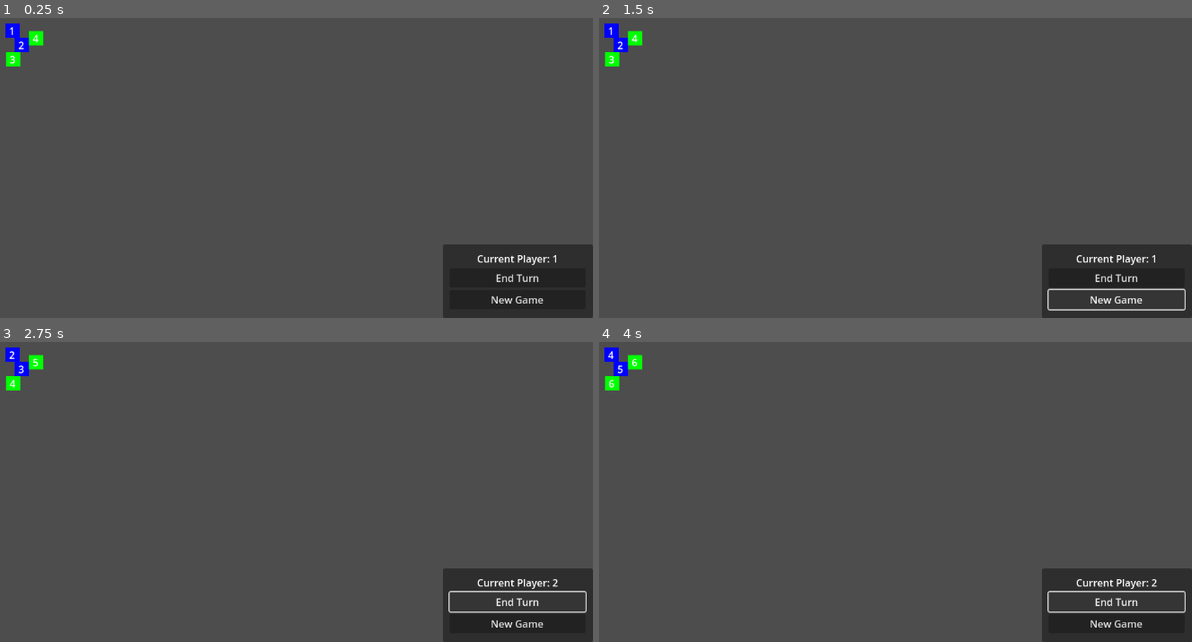
Above: before the commit, frames 1-4 (two rows, left to right).
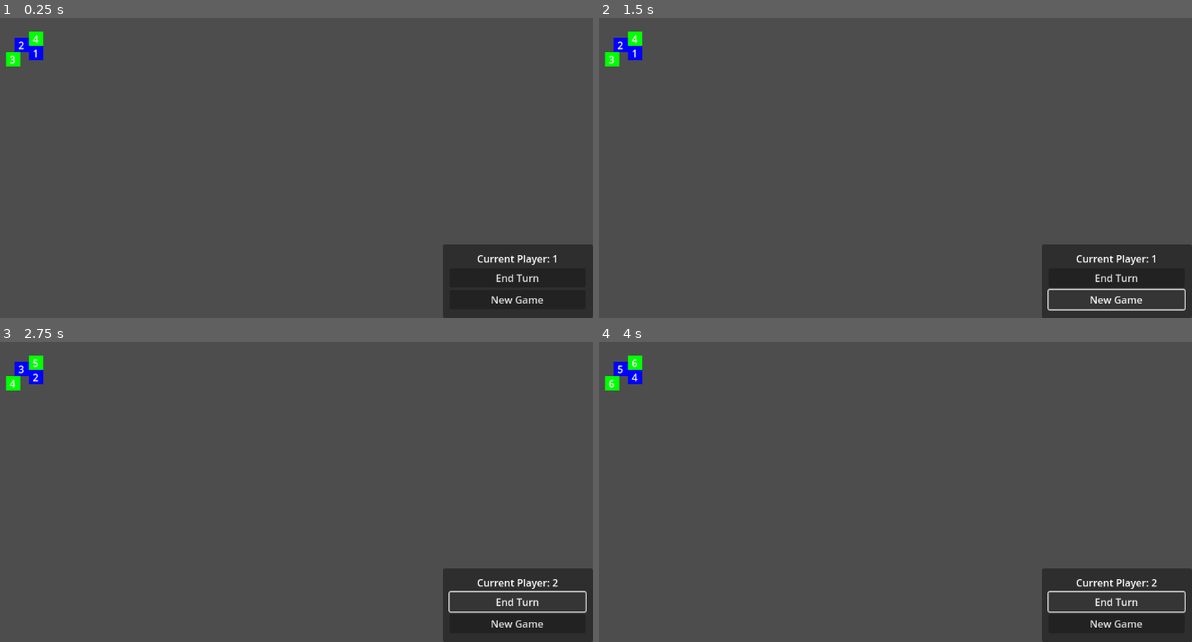
Above: after the commit, the same moments.

Repository: Justin307/CardGame
Game: Godot game, scene res://main.tscn
Two runs of this game, one before a commit and one after it. Both use one fixed random seed, a clock stepped at 60 frames per second and the inputs below.
Inputs:
- Up to frame 1 (0.25 s): no input
- Up to frame 2 (1.5 s): click "New Game" at 0.5 s; click "New Game" at 1.25 s
- Up to frame 3 (2.75 s): click "End Turn" at 2 s
- Up to frame 4 (4 s): click "End Turn" at 2.75 s; click "End Turn" at 3.5 s

The runs differ from the first frame. In frame 1, 0.3% of the frame differs, in the area x 0-8%, y 1-15%; in frame 2, 0.3%; in frame 3, 0.3%; in frame 4, 0.3%.

Commit message:
neighbors

Diff:
--- a/cardwars/game_manager.gd
+++ b/cardwars/game_manager.gd
@@ -8,6 +8,13 @@
 var territories := {}
 # Current player (1 or 2)
 var current_player := 1
+# Territory adjacency map - defines which territories are neighbors
+var territory_neighbors := {
+	1: [2, 3, 4],
+	2: [1, 3],
+	3: [1, 2],
+	4: [1]
+}
 # Reference to UI elements
 var current_player_label
 var win_dialog
@@ -64,10 +71,15 @@
 	if source_territory_id == -1:
 		print("ERROR: No source territory selected! Cannot attack.")
 		return
-	else:
-		target_territory_id = territory_id
-		fight()
-		print("Clicked other territory ", territory_id, " (Owner: ", territories[territory_id].get_territory_owner(), ")")
+
+	# Check if territories are neighbors
+	if not are_territories_neighbors(source_territory_id, territory_id):
+		print("ERROR: Can only attack neighboring territories! Territory ", source_territory_id, " is not adjacent to ", territory_id)
+		return
+
+	target_territory_id = territory_id
+	print("Attacking territory ", territory_id, " (Owner: ", territories[territory_id].get_territory_owner(), ")")
+	fight()
 
 
 	return
@@ -164,6 +176,12 @@
 			return false
 	return true
 
+# Check if two territories are neighbors
+func are_territories_neighbors(source_id: int, target_id: int) -> bool:
+	if territory_neighbors.has(source_id):
+		return target_id in territory_neighbors[source_id]
+	return false
+
 func generate_card():
 	# Card values: 2-10, J=11, Q=12, K=13, A=14
 	var card_values = [2, 3, 4, 5, 6, 7, 8, 9, 10, 11, 12, 13, 14]
--- a/cardwars/main.tscn
+++ b/cardwars/main.tscn
@@ -14,11 +14,11 @@
 territory_id = 1
 
 [node name="Territory2" parent="Map" instance=ExtResource("1_ig7tw")]
-position = Vector2(209, 175)
+position = Vector2(247, 211)
 territory_id = 2
 
 [node name="Territory3" parent="Map" instance=ExtResource("1_ig7tw")]
-position = Vector2(247, 187)
+position = Vector2(247, 188)
 territory_id = 3
 
 [node name="Territory4" parent="Map" instance=ExtResource("1_ig7tw")]
